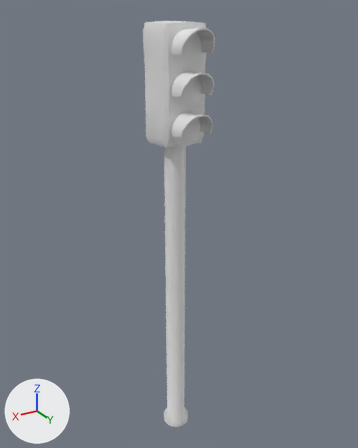
An edit to the FBX model LevelUp_project/Assets/ART/3D models/Semaforo.fbx, drawn before and after from the same camera.
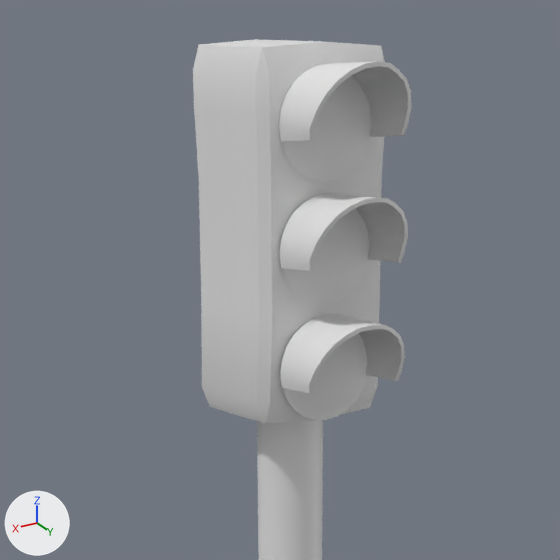
There are two pictures of each version: one whole from a 50 mm camera at (4.41, 7.48, 8.53) aimed at (-0.09, -0.01, 4.78), one close up on the part from 22% to 74% of the width and 2% to 43% of the height. Lighting does not change. The marker at lower left points along +X, +Y and +Z. The last two pictures show the newer version. Where no turn or scale is listed for an object, it has been applied to the vertices.

Script lines for the objects in view, before the commit:
```python
me_circle_004 = bpy.data.meshes.new('Circle.004')
me_circle_004.from_pydata(...)  # 542 vertices, 473 faces; spans x -0.41..0.41, y -0.81..0.48, z -1.02..1.02
me_circle_005 = bpy.data.meshes.new('Circle.005')
me_circle_005.from_pydata(...)  # 96 vertices, 74 faces; spans x -0.27..0.27, y -0.27..0.27, z -0.01..6.39
ob_lights = bpy.data.objects.new('Lights', me_circle_004)
ob_lights.location = (0.001, 0.402, 7.352)
ob_pole = bpy.data.objects.new('Pole', me_circle_005)
ob_pole.location = (0.0, 0.0, 0.0)
```
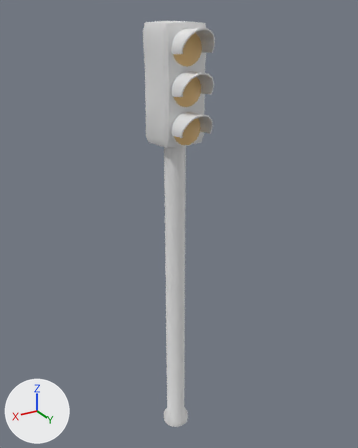
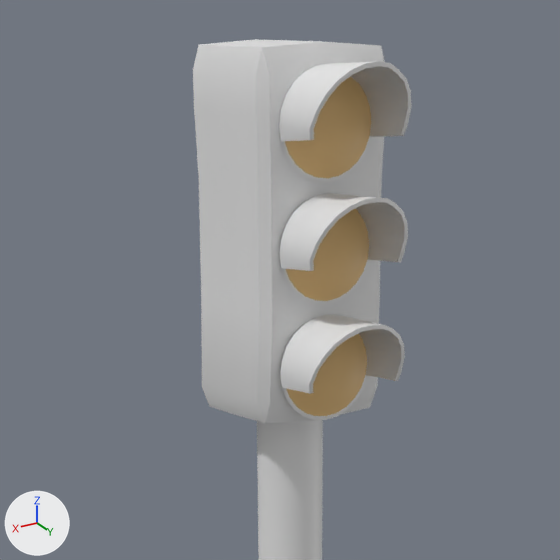
Where the newer file only moved an object's origin or applied its transform, the numbers keep the older frame.

Location of each change, (x1, y1, x2, y2) in pixels of the close-ups (560 x 560 px):
```json
{"part": 1, "of": "me_circle_004", "change": "recoloured", "before": [285, 76, 371, 416], "after": [285, 76, 371, 416], "on screen": "white to beige"}
```

Edits to the scene script, one JSON object a line:
```json
{"op": "add", "block": "mat_material", "code": ["mat_material = principled_material('Material')", "mat_material.base_color = (0.8, 0.8, 0.8)  # white #e7e7e7"]}
{"op": "add", "block": "mat_light", "code": ["mat_light = principled_material('Light')", "mat_light.base_color = (0.801, 0.526, 0.217)  # beige #e7c080"]}
{"block": "me_circle_004", "where": "me_circle_004.from_pydata(...)  # 542 vertices, 473 faces; spans x -0.41..0.41, y -0.81..0.48, z -1.02..1.02"}
{"block": "me_circle_004", "where": "# used by ob_lights; location = (0.001, 0.402, 7.352)"}
{"block": "me_circle_004", "change": "me_circle_004 part 1: all 147 faces centred in x -0.23..0.23, y 0.02..0.05, z -0.9..0.86 switch from no material to mat_light (beige #e7c080)"}
{"op": "add", "block": "me_circle_004", "code": "me_circle_004.materials.append(mat_material)  # white #e7e7e7"}
```
